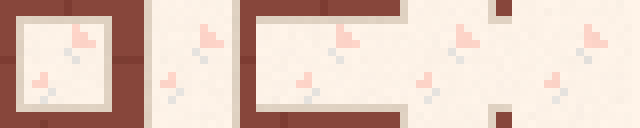
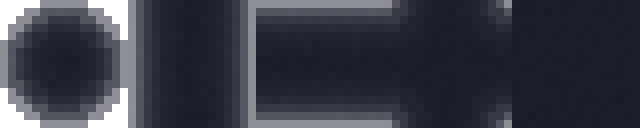
Layered file, before and after one edit (640 x 128). Changes by layer:
added group "Tilemap_BuildingTiles0" (1st of 2) with 51 layers above "Tilemap_BuildingTiles0" over [0, 0, 640, 128]
added layer "DriveWay" (1st of 10, in "Tilemap_BuildingTiles0") (multiply, 20%) in group "Tilemap_BuildingTiles0" over [0, 0, 632, 128]
added group "그룹 5" with 40 layers in group "Tilemap_BuildingTiles0" over [0, 0, 640, 128]
added group "그룹 4" (1st of 4, in "Tilemap_BuildingTiles0" › "그룹 5") with 8 layers in group "그룹 5" over [384, 64, 448, 128]
added layer "레이어 103" (1st of 4, in "Tilemap_BuildingTiles0" › "그룹 5" › "그룹 4") in group "그룹 4" over [384, 64, 448, 128]
added group "그룹 4" (2nd of 4, in "Tilemap_BuildingTiles0" › "그룹 5") with 8 layers in group "그룹 5" over [448, 64, 512, 128]
added layer "레이어 103" (2nd of 4, in "Tilemap_BuildingTiles0" › "그룹 5" › "그룹 4") in group "그룹 4" over [448, 64, 512, 128]
added group "그룹 4" (3rd of 4, in "Tilemap_BuildingTiles0" › "그룹 5") with 8 layers in group "그룹 5" over [448, 0, 512, 64]
added layer "레이어 101" (1st of 2, in "Tilemap_BuildingTiles0" › "그룹 5") in group "그룹 5" over [256, 0, 384, 128]
added layer "레이어 101" (2nd of 2, in "Tilemap_BuildingTiles0" › "그룹 5") in group "그룹 5" over [128, 0, 256, 128]
added layer "레이어 112" in group "그룹 5" over [512, 0, 640, 128]
added layer "그룹 3" (1st of 2, in "Tilemap_BuildingTiles0" › "그룹 5") in group "그룹 5" over [0, 0, 128, 128]
hid group "Tilemap_WoodTiles" (1st of 2) (5 layers) over [0, 0, 640, 128]
moved "레이어 53" into group "Tilemap_CherryTiles" over [0, 0, 512, 128]
moved "레이어 52" into group "Tilemap_CherryTiles" over [16, 0, 512, 128]
moved "DriveWay" (4th of 10, in "Tilemap_CherryTiles") into group "Tilemap_CherryTiles" over [0, 0, 632, 128]
moved "레이어 59" into group "Tilemap_CherryTiles" over [40, 48, 592, 104]
moved "레이어 57" into group "Tilemap_CherryTiles" over [0, 0, 640, 128]
…and 36 more changes (31 added, 5 stack)
